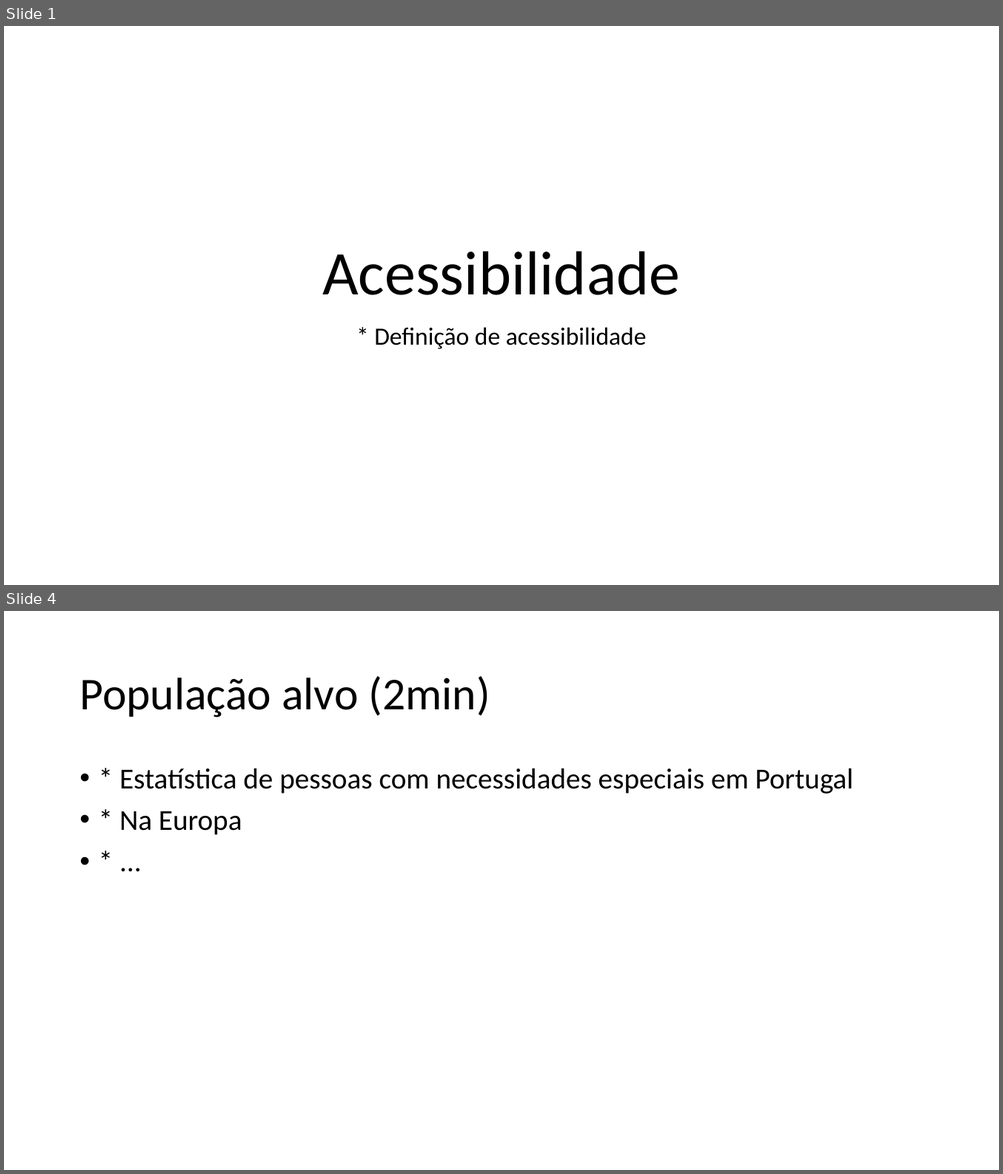
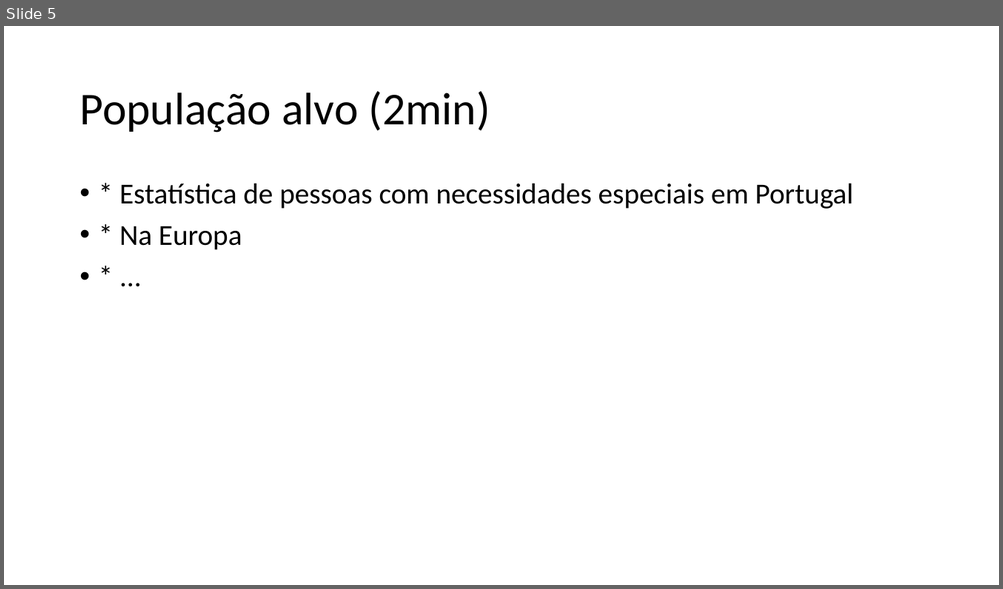
Before and after one commit to aborba/tertulias-nodejs, a slide deck: docs/Accessibility a22908.pptx. Shown one above the other, each under a label of ours: slides 1 and 4 before the commit, slide 5 after it; the slides between them are not shown. The pictures are 1003x1174 and 1003x589 pixels, drawn with LibreOffice and Linux fonts; fonts in the diff are those of the drawing. Boxes give left, top, right and bottom in pixels: in the first picture for what was removed or moved away, otherwise in the second. Text is boxed around its words. In the diff, an @@ line names an element or a change of style, - is before the commit and + after.

```diff
--- a/docs/Accessibility a22908.pptx
+++ b/docs/Accessibility a22908.pptx
@@ slide 1 removed at [4,26,999,585], background #FFFFFF @@
@@ title removed at [322,251,680,295] @@
-Acessibilidade
@@ subtitle removed at [374,327,646,349] @@
-* Definição de acessibilidade
@@ what was slide 4 is now slide 5 @@
```
Also in this commit, not shown: 5 slides changed, 3 slides added.
